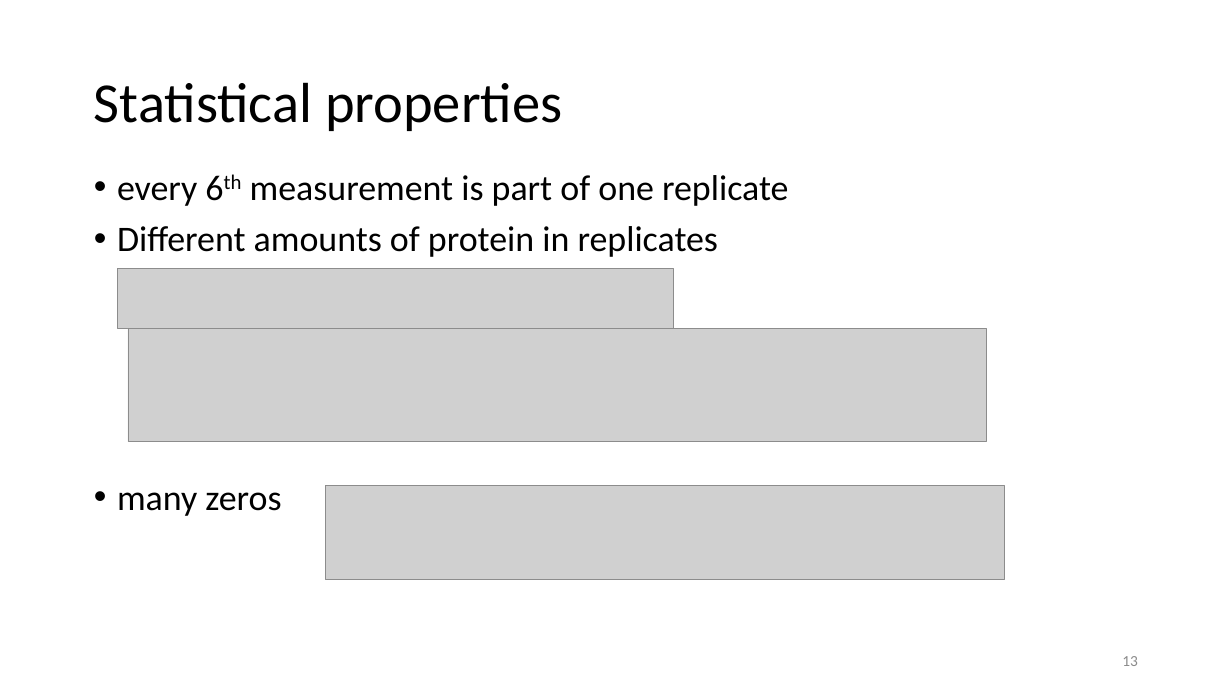
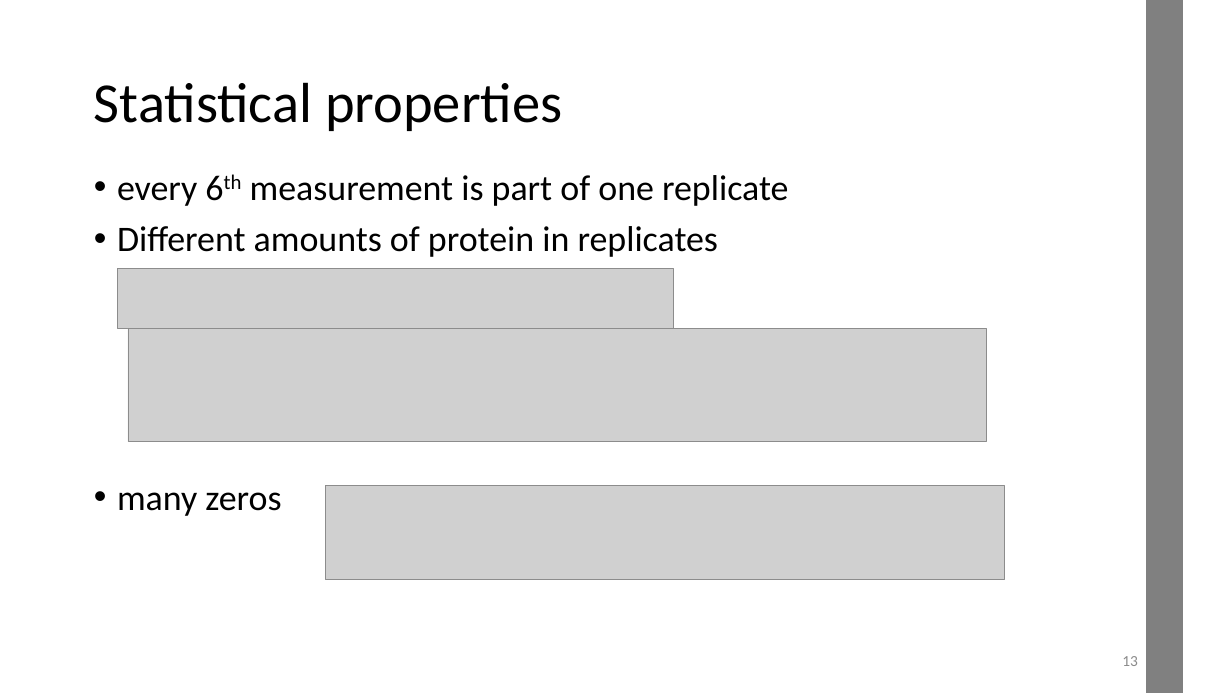
Before and after one commit to datascience-mobi-2022/2022-topic-03-team-05, a slide deck: slide 13 of Project Proposal_temporary draft.pptx. Drawn at 1232x693 pixels with LibreOffice and Linux fonts; fonts in the diff are those of the drawing; grey boxes stand for pictures. Boxes give left, top, right and bottom in pixels: in the first picture for what was removed or moved away, otherwise in the second. Text is boxed around its words. In the diff, an @@ line names an element or a change of style, - is before the commit and + after.

```diff
--- a/Project Proposal_temporary draft.pptx
+++ b/Project Proposal_temporary draft.pptx
@@ rectangle added at (1147, 0, 1183, 693), fill #808080, outline #808080 1 pt @@
```
Also in this commit, not shown: 11 other slides changed.
